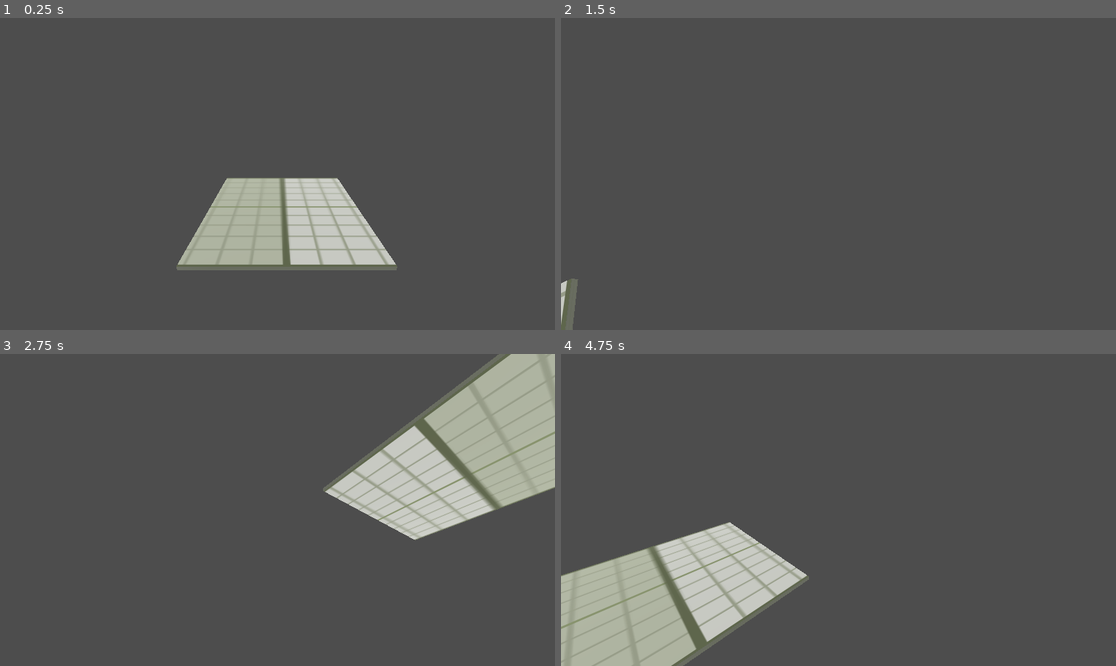
Above: before the commit, frames 1-4 (two rows, left to right).
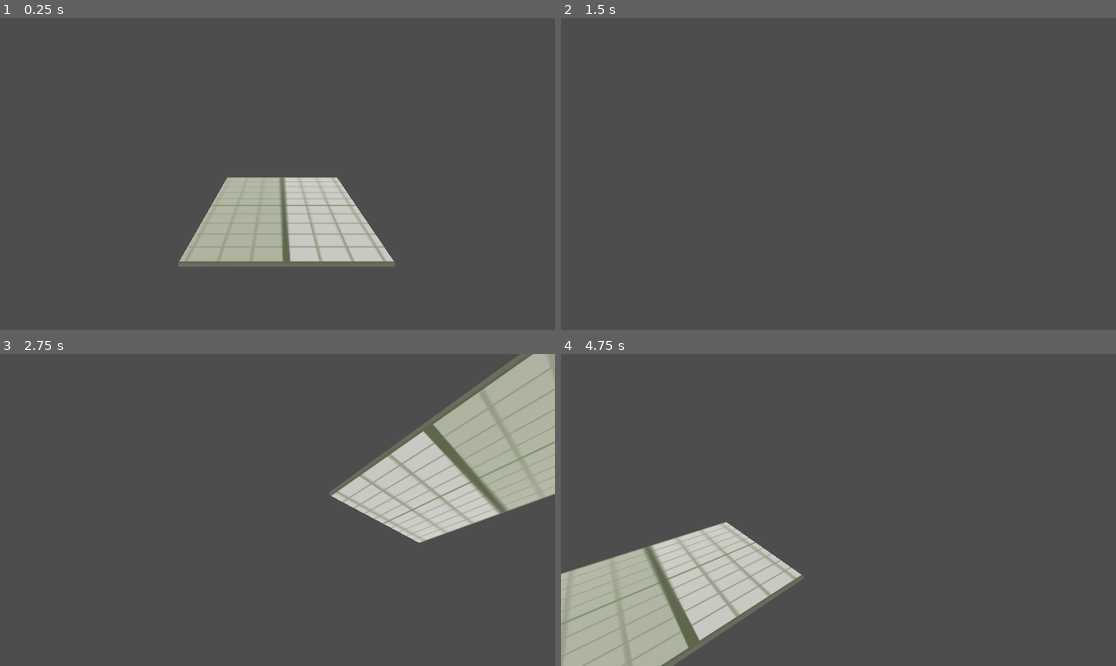
Above: after the commit, the same moments.

Repository: yyd-yyn/CG_Project_1
Game: Godot game, scene res://project.tscn
Same seed, same stepped clock (60 frames per second), same inputs: the game is played once before the commit and once after it.
Inputs:
- Up to frame 1 (0.25 s): no input
- Up to frame 2 (1.5 s): tap Enter at 0.5 s; hold Right (ui_right) 0.53-1.28 s; hold Down (ui_down) from 1.28 s (still down)
- Up to frame 3 (2.75 s): release Down (ui_down) at 2.03 s; hold Right (ui_right) from 2.03 s (still down)
- Up to frame 4 (4.75 s): release Right (ui_right) at 2.78 s; hold Up (ui_up) 2.78-3.53 s; hold Left (ui_left) from 3.53 s (still down); tap Space at 4.25 s

The runs differ from the first frame. In frame 1, 1.9% of the frame differs, in the area x 31-72%, y 51-81%; in frame 2, 0.4%; in frame 3, 4.7%, in the area x 58-100%, y 0-61%; in frame 4, 4.1%.

Commit message:
version1.3

Diff:
--- a/project.tscn
+++ b/project.tscn
@@ -19,7 +19,8 @@
 surface_material_override/0 = SubResource("StandardMaterial3D_udjck")
 
 [node name="CameraRig" type="Node3D" parent="."]
-transform = Transform3D(1, 0, 0, 0, 0.92394, 0.382538, 0, -0.382538, 0.92394, -0.211317, 3.74038, 5.94209)
+transform = Transform3D(1, 0, 0, 0, 0.92394, 0.382538, 0, -0.382538, 0.92394, -0.211317, 3.74038, 6.14837)
 script = ExtResource("1_00rxp")
 
 [node name="Camera3D" type="Camera3D" parent="CameraRig"]
+transform = Transform3D(1, 0, 0, 0, 1, 2.98023e-08, 0, -2.98023e-08, 1, 0, 0.0430639, -0.104012)
